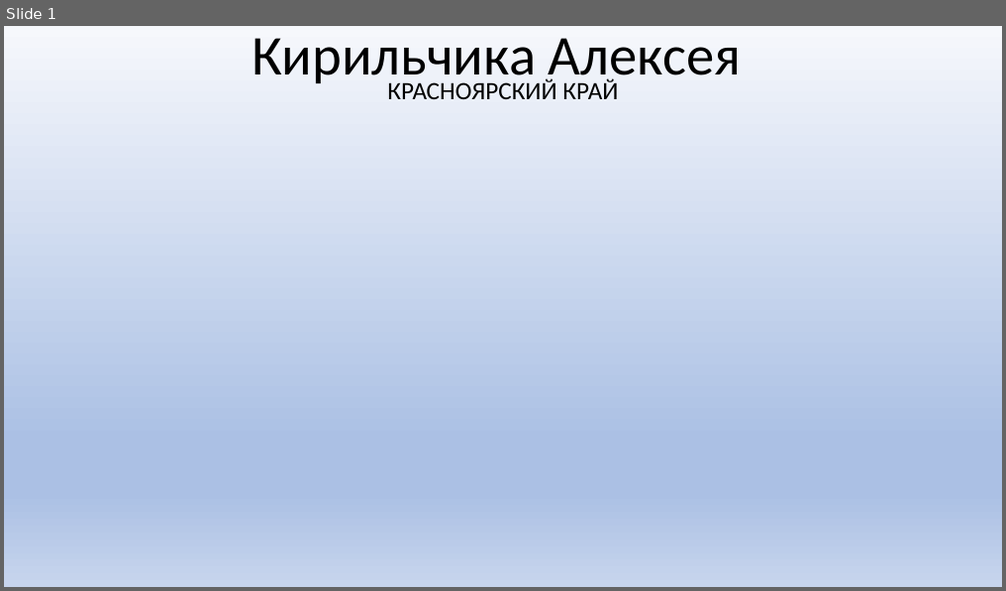
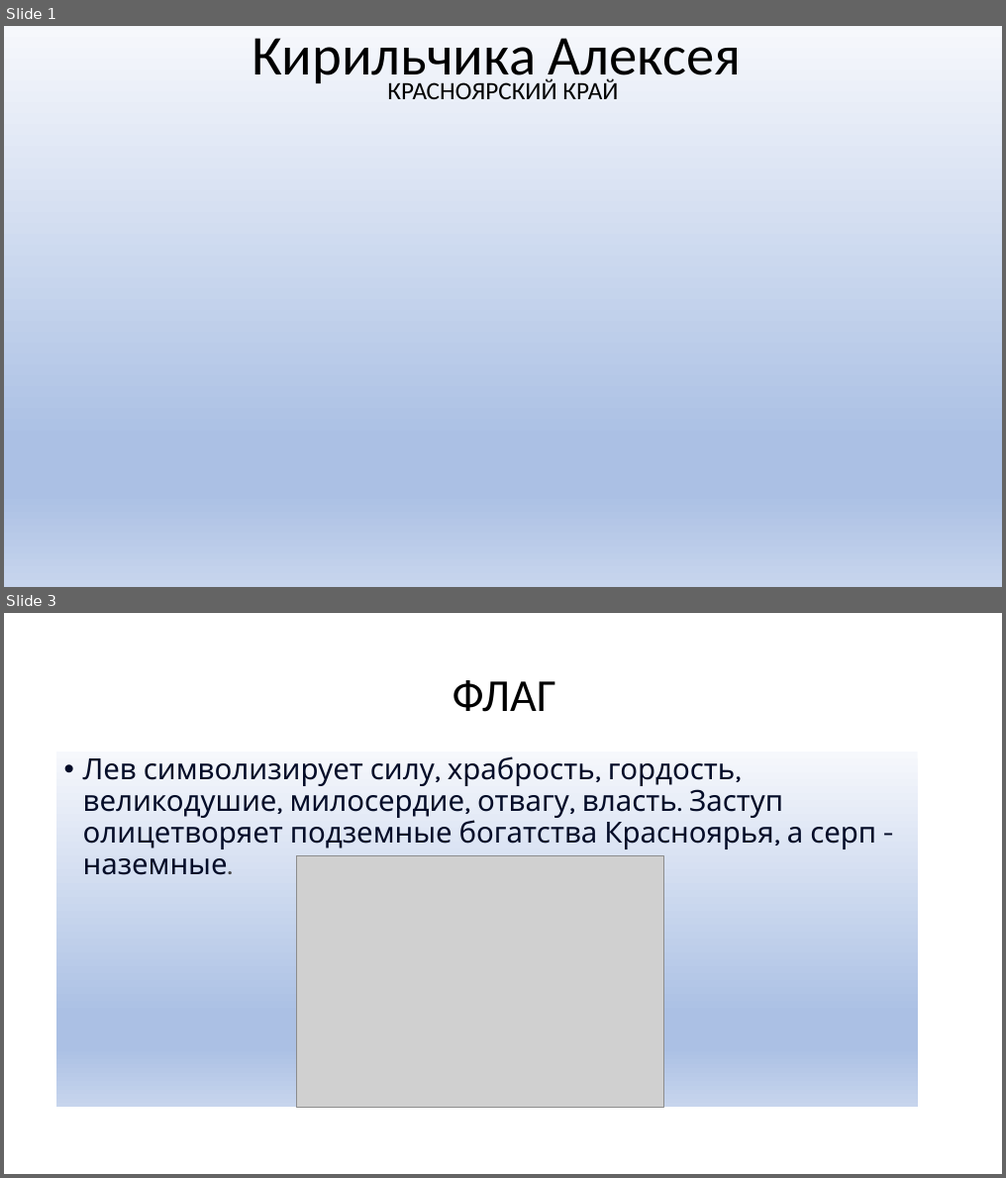
Before and after one commit to kosmonaffft/public-specs, a slide deck: src/main/resources/Кирильчика Алексея.pptx. Shown one above the other, each under a label of ours: slide 1 before the commit, slides 1 and 3 after it; the slides between them are not shown. The pictures are 1006x591 and 1006x1178 pixels, drawn with LibreOffice and Linux fonts; fonts in the diff are those of the drawing; grey boxes stand for pictures; background and template pictures are left out. Boxes give left, top, right and bottom in pixels: in the first picture for what was removed or moved away, otherwise in the second. Text is boxed around its words. In the diff, an @@ line names an element or a change of style, - is before the commit and + after.

```diff
--- a/src/main/resources/Кирильчика Алексея.pptx
+++ b/src/main/resources/Кирильчика Алексея.pptx
@@ slide 3 added at (4,613,1002,1174), background #FFFFFF @@
@@ title added at (452,680,556,712), 44 pt, text #000000 @@
+ФЛАГ
@@ text added at (56,752,918,1108), fill gradient #F6F8FC to #ABC0E4 to #C7D5ED, 28 pt, text #040C28 @@
+• Лев символизирует силу, храбрость, гордость, великодушие, милосердие, отвагу, власть. Заступ олицетворяет подземные богатства Красноярья, а серп - наземные.
@@ picture added at (297,857,664,1108) @@
```
Also in this commit, not shown: 1 slide changed, 1 other slide added, 1 slide removed.
